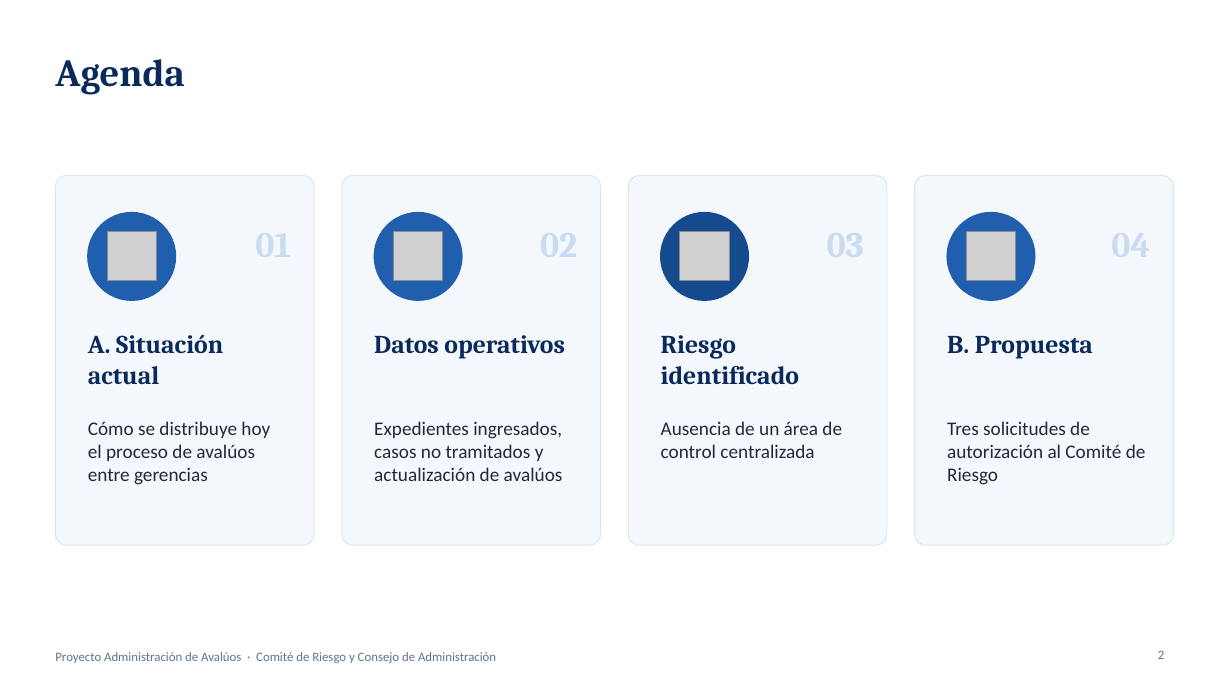
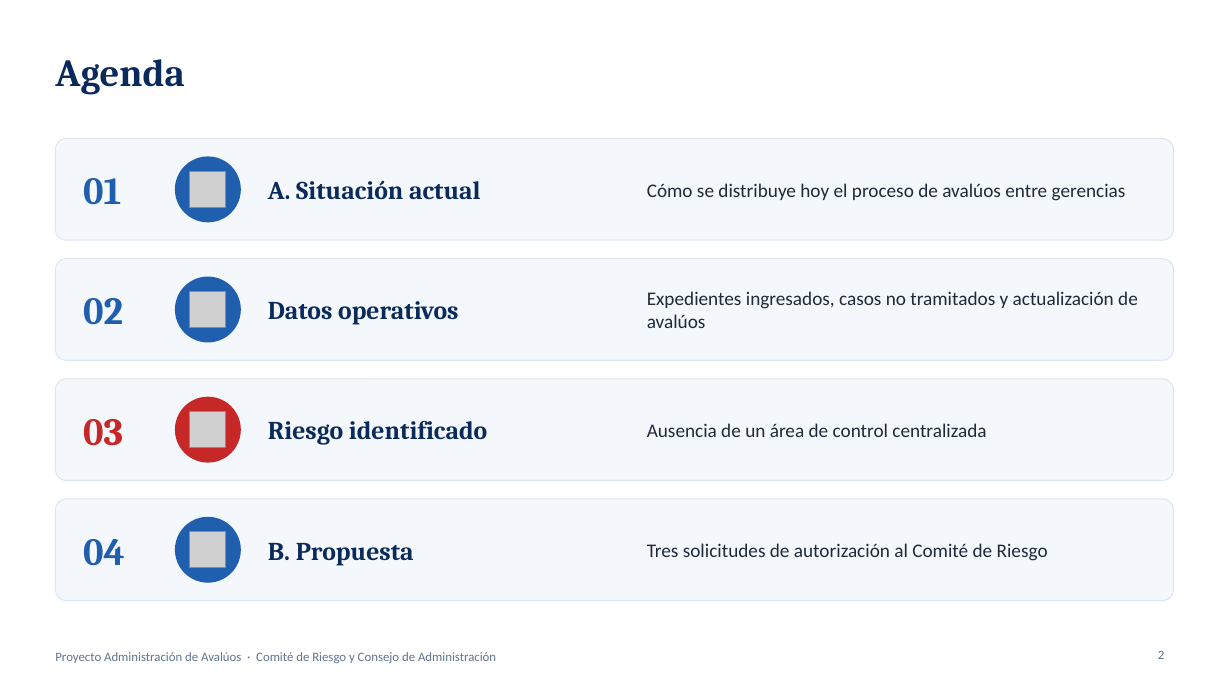
Before and after one commit to menjivar201280/riesgo, a slide deck: slide 2 of administracion-avaluos/Proyecto_Administracion_de_Avaluos.pptx. Drawn at 1232x693 pixels with LibreOffice and Linux fonts; fonts in the diff are those of the drawing; grey boxes stand for pictures. Boxes give left, top, right and bottom in pixels: in the first picture for what was removed or moved away, otherwise in the second. Text is boxed around its words. In the diff, an @@ line names an element or a change of style, - is before the commit and + after.

```diff
--- a/administracion-avaluos/Proyecto_Administracion_de_Avaluos.pptx
+++ b/administracion-avaluos/Proyecto_Administracion_de_Avaluos.pptx
@@ rounded rectangle: place and size @@
-rounded rectangle at (55,176,314,545)
+rounded rectangle at (55,139,1174,240)
@@ text "A. Situación actual": place and size @@
-text "A. Situación actual" at (88,334,223,384)
+text "A. Situación actual" at (268,181,481,199)
@@ text "Cómo se distribuye hoy el ...": place and size @@
-text "Cómo se distribuye hoy el ..." at (88,421,270,485)
+text "Cómo se distribuye hoy el ..." at (647,183,1126,201)
@@ text added at (83,178,121,205), 30 pt, text #1F5FAE, bold @@
+01
@@ ellipse added at (176,157,240,222), fill #1F5FAE, outline #1F5FAE 1 pt @@
@@ picture: place and size @@
-picture at (107,232,156,281)
+picture at (189,171,226,207)
@@ ellipse removed at (374,213,462,300) @@
@@ ellipse removed at (661,213,749,300) @@
@@ ellipse removed at (947,213,1035,300) @@
@@ rounded rectangle: place and size @@
-rounded rectangle at (342,176,601,545)
+rounded rectangle at (55,259,1174,360)
@@ text "Datos operativos": place and size @@
-text "Datos operativos" at (374,335,565,359)
+text "Datos operativos" at (268,301,459,325)
@@ text "Expedientes ingresados, casos no tramitados ...": place and size @@
-text "Expedientes ingresados, casos no tramitados ..." at (374,421,563,481)
+text "Expedientes ingresados, casos no tramitados ..." at (647,291,1138,328)
@@ text added at (83,298,123,325), 30 pt, text #1F5FAE, bold @@
+02
@@ ellipse: place and size @@
-ellipse at (88,213,176,300)
+ellipse at (176,277,240,342)
@@ picture: place and size @@
-picture at (394,232,443,281)
+picture at (189,291,226,327)
@@ rounded rectangle: place and size @@
-rounded rectangle at (628,176,887,545)
+rounded rectangle at (55,379,1174,481)
@@ text "Riesgo identificado": place and size @@
-text "Riesgo identificado" at (661,335,799,384)
+text "Riesgo identificado" at (268,420,487,445)
@@ text "Ausencia de un área de ...": place and size @@
-text "Ausencia de un área de ..." at (661,421,842,458)
+text "Ausencia de un área de ..." at (647,423,986,437)
@@ text added at (83,419,123,446), 30 pt, text #C62828, bold @@
+03
@@ ellipse added at (176,397,240,462), fill #C62828, outline #C62828 1 pt @@
@@ picture: place and size @@
-picture at (680,232,729,281)
+picture at (189,411,226,447)
@@ proportions changed in 4 elements at (55,259,1174,360), (55,379,1174,481), (55,139,1174,240), (55,499,1174,601) @@
@@ rounded rectangle: place and size @@
-rounded rectangle at (915,176,1174,545)
+rounded rectangle at (55,499,1174,601)
@@ vertical alignment top to middle in 8 elements at (268,301,459,325), (647,543,1048,561), (647,423,986,437), (268,181,481,199), (647,183,1126,201), (647,291,1138,328), (268,420,487,445), (268,543,414,565) @@
@@ text "B. Propuesta": place and size @@
-text "B. Propuesta" at (947,336,1093,359)
+text "B. Propuesta" at (268,543,414,565)
@@ text "Tres solicitudes de autorización al ...": place and size @@
-text "Tres solicitudes de autorización al ..." at (947,421,1146,485)
+text "Tres solicitudes de autorización al ..." at (647,543,1048,561)
@@ text added at (83,539,125,566), 30 pt, text #1F5FAE, bold @@
+04
@@ ellipse added at (176,518,240,582), fill #1F5FAE, outline #1F5FAE 1 pt @@
@@ picture: place and size @@
-picture at (967,232,1016,281)
+picture at (189,531,226,567)
```
Also in this commit, not shown: 6 other slides changed.
